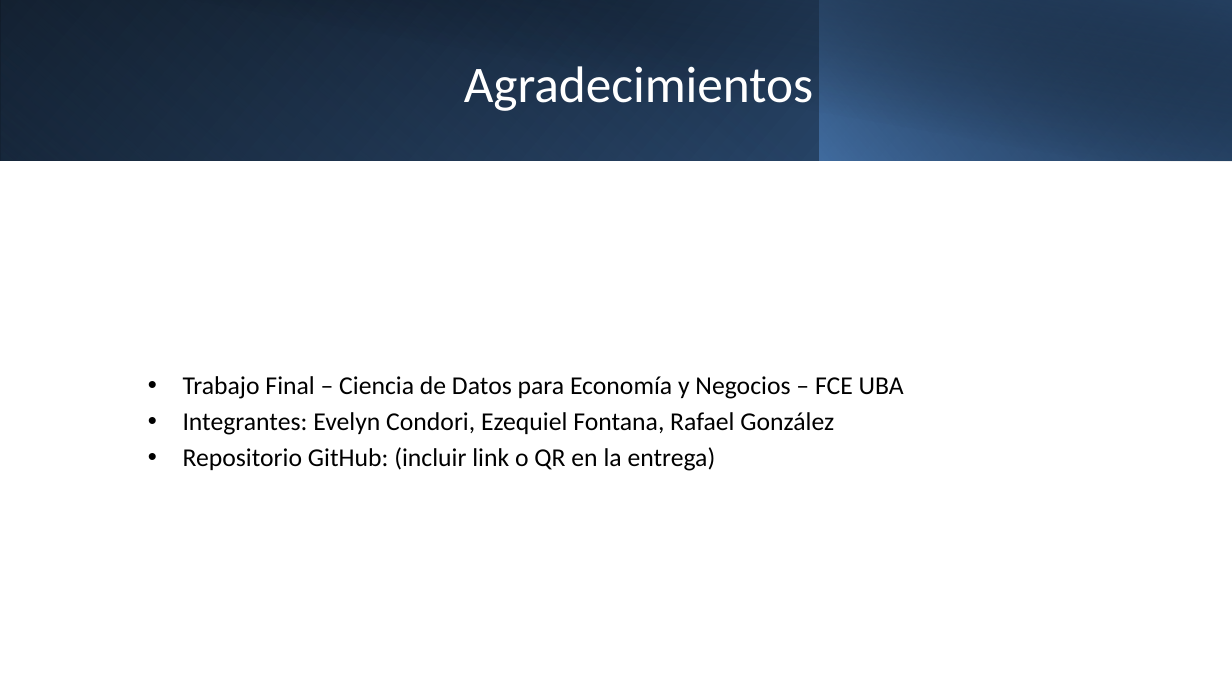
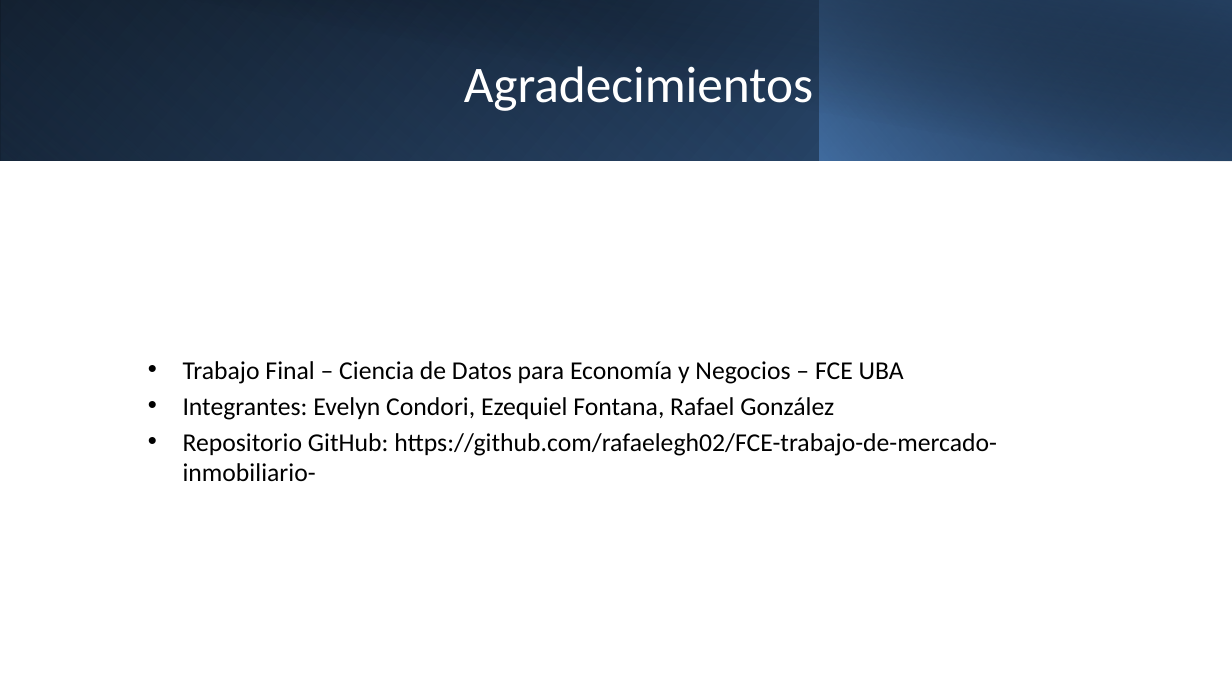
Before and after one commit to rafaelegh02/FCE-trabajo-de-mercado-inmobiliario-, a slide deck: slide 13 of Presentación de Mercado inmobiliario en Caba.pptx. Drawn at 1232x693 pixels with LibreOffice and Linux fonts; fonts in the diff are those of the drawing. Boxes give left, top, right and bottom in pixels: in the first picture for what was removed or moved away, otherwise in the second. Text is boxed around its words. In the diff, an @@ line names an element or a change of style, - is before the commit and + after.

```diff
--- a/Presentación de Mercado inmobiliario en Caba.pptx
+++ b/Presentación de Mercado inmobiliario en Caba.pptx
@@ text at bbox=[183, 433, 997, 482]: text changed @@
-• Repositorio GitHub: (incluir link o QR en la entrega)
+• Repositorio GitHub: https://github.com/rafaelegh02/FCE-trabajo-de-mercado-inmobiliario-
```
